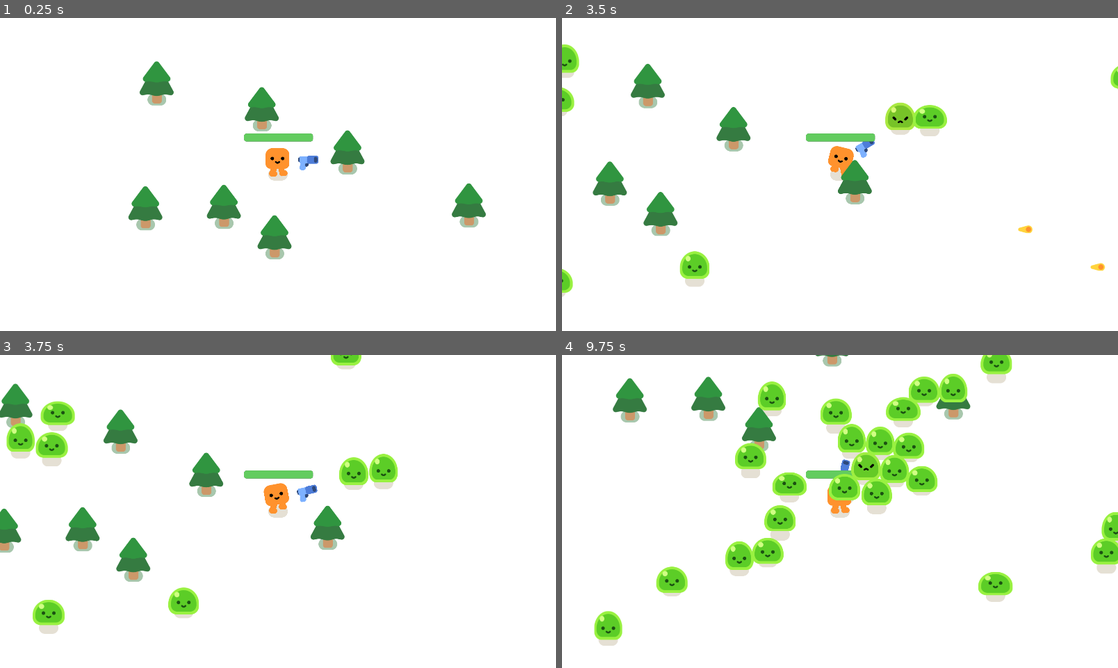
Above: before the commit, frames 1-4 (two rows, left to right).
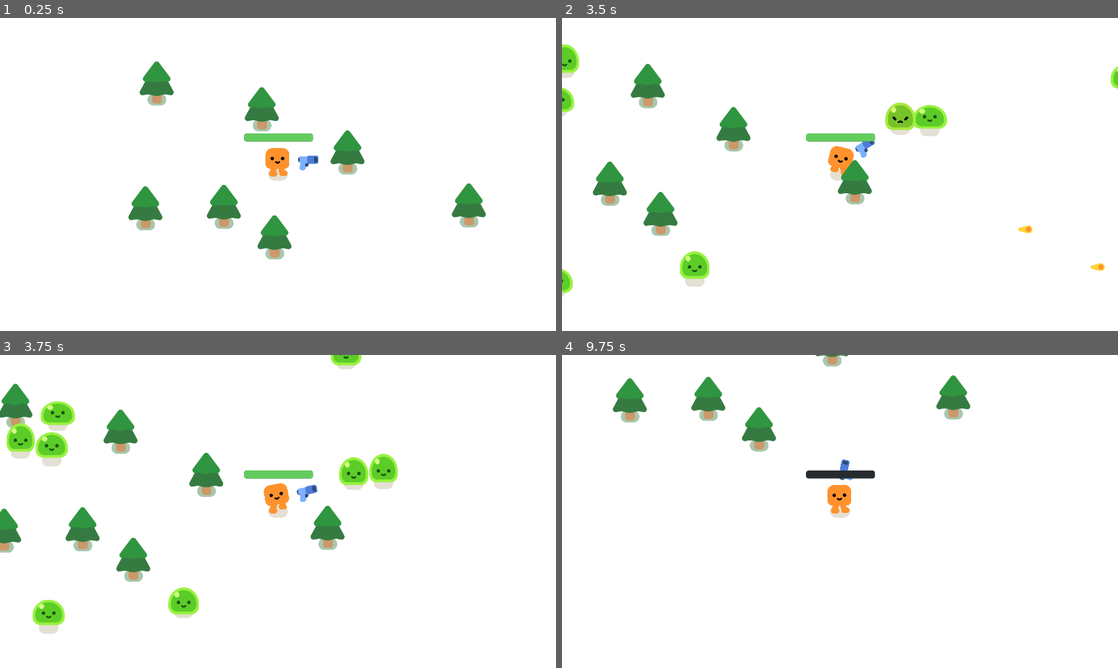
Above: after the commit, the same moments.

Repository: millwardesque/vampire-survivor-tutorial-ex
Game: Godot game, scene res://survivors_game.tscn
Same seed, same stepped clock (60 frames per second), same inputs: the game is played once before the commit and once after it.
Inputs:
- Up to frame 1 (0.25 s): no input
- Up to frame 2 (3.5 s): tap Enter at 0.5 s; hold D (move_right) 0.53-1.28 s; hold S (move_down) 1.28-2.03 s; hold D (move_right) 2.03-2.78 s; hold W (move_up) from 2.78 s (still down)
- Up to frame 3 (3.75 s): release W (move_up) at 3.53 s; hold A (move_left) from 3.53 s (still down)
- Up to frame 4 (9.75 s): release A (move_left) at 5.03 s; hold S (move_down) 5.03-5.78 s; hold D (move_right) 5.78-6.53 s; hold W (move_up) 6.53-7.28 s; hold D (move_right) 7.28-8.03 s; hold S (move_down) 8.03-8.78 s; hold A (move_left) 8.78-9.5 s; click "Restart game" at 9.5 s

Frames 1-3 are identical in both runs. In frame 4, 11% of the frame differs, in the area x 5-100%, y 0-93%.

Commit message:
[reset-game] Basic enemy-removal on reset

Diff:
--- a/survivors_game.gd
+++ b/survivors_game.gd
@@ -7,7 +7,7 @@
 	%SpawnPathFollower.progress_ratio = randf()
 	new_mob.global_position = %SpawnPathFollower.global_position
 
-	add_child(new_mob)
+	%Enemies.add_child(new_mob)
 
 func _on_spawn_timer_timeout():
 	spawn_mob()
@@ -18,10 +18,13 @@
 
 	%Player.health = 1000000 # @DEBUG Temporarily used to prevent re-pausing
 
-
 func _on_reset_game_clicked():
 	reset_game()
 
 func reset_game():
+	for enemy in %Enemies.get_children():
+		%Enemies.remove_child(enemy)
+		enemy.queue_free()
+
 	%GameOverScreen.visible = false
 	%SandboxLevel.get_tree().paused = false;
--- a/survivors_game.tscn
+++ b/survivors_game.tscn
@@ -62,6 +62,9 @@
 wait_time = 0.3
 autostart = true
 
+[node name="Enemies" type="Node" parent="SandboxLevel"]
+unique_name_in_owner = true
+
 [node name="GameOverScreen" type="CanvasLayer" parent="."]
 unique_name_in_owner = true
 visible = false
Not shown, changed: README.md
